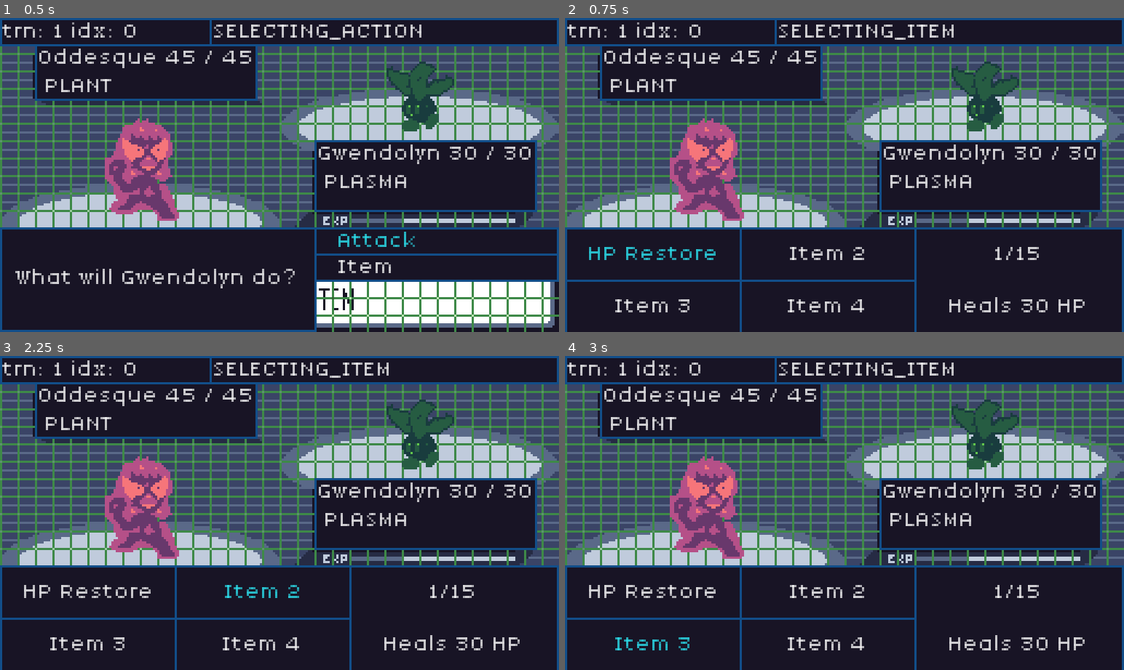
Above: before the commit, frames 1-4 (two rows, left to right).
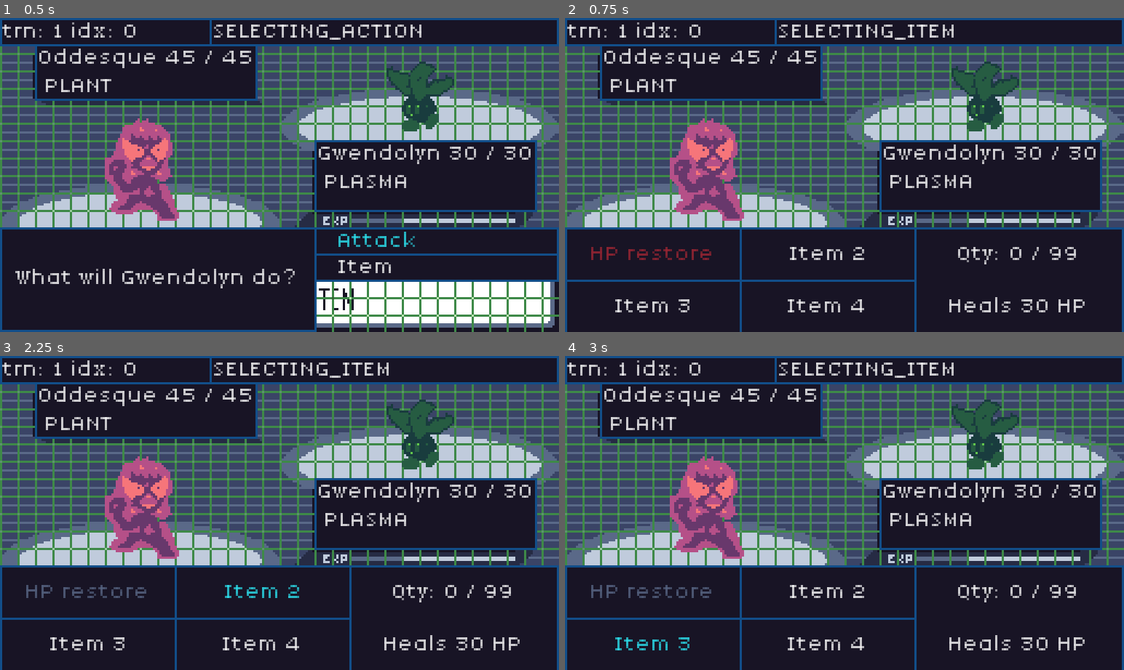
Above: after the commit, the same moments.

Repository: JakeTaussig/rpg-rougelike
Game: Godot game, scene res://scenes/battle.tscn
Same seed, same stepped clock (60 frames per second), same inputs: the game is played once before the commit and once after it.
Inputs:
- Up to frame 1 (0.5 s): no input
- Up to frame 2 (0.75 s): click "Item" at 0.5 s
- Up to frame 3 (2.25 s): click "HP Restore" (after the commit: "HP restore") at 1.25 s; click "Item 2" at 2 s
- Up to frame 4 (3 s): click "Item 3" at 2.75 s

Frame 1 is identical in both runs. In frame 2, 0.8% of the frame differs, in the area x 4-92%, y 72-79%; in frame 3, 0.8%; in frame 4, 0.8%.

Commit message:
prepare for adding additional consumable types

Diff:
--- a/scripts/states/SelectingItem.gd
+++ b/scripts/states/SelectingItem.gd
@@ -4,8 +4,8 @@
 
 func enter(messages: Array = []):
 	%Items.visible = true
+	_render_items()
 	%ItemsMenu.get_child(last_focused_item_index).grab_focus()
-	_render_items()
 
 func exit():
 	%Items.visible = false
@@ -23,15 +23,17 @@
 
 func _render_items():
 	# placeholder implementation
-	%ItemsMenu.get_child(0).text = "HP Restore"
-	%ItemsMenu.get_child(0).focus_entered.connect(func(): _display_qty_info(0))
-	%ItemsMenu.get_child(0).mouse_entered.connect(%ItemsMenu.get_child(0).grab_focus)
-	%ItemsMenu.get_child(0).pressed.connect(func(): _on_item_pressed(0))
+	for item in items:
+		var menu_button = %ItemsMenu.get_child(0)
+		menu_button.text = items[0].name
+		menu_button.focus_entered.connect(func(): _display_qty_info(0))
+		menu_button.mouse_entered.connect(menu_button.grab_focus)
+		menu_button.pressed.connect(func(): _on_item_pressed(0))
 
-	if %Player.backpack.hp_restore_qty <= 0:
-		%MovesMenu.get_child(0).set_theme_type_variation("DisabledButton")
-	else:
-		%MovesMenu.get_child(0).set_theme_type_variation("Button")
+		if items[0].qty <= 0:
+			menu_button.set_theme_type_variation("DisabledButton")
+		else:
+			menu_button.set_theme_type_variation("Button")
 
 # callback used when a item is focused
 # displays the PP and type of the item in $"items/ItemsInfo"
@@ -40,10 +42,33 @@
 
 	# HP restore
 	if item_index == 0:
-		%ItemQtyInfo.text = "Qty: %d / 99" % %Player.backpack.hp_restore_qty
-		%ItemTypeInfo.text = "Heals 30 HP"
+		%ItemQtyInfo.text = "Qty: %d / 99" % items[0].qty
+		%ItemTypeInfo.text = items[0].description
 
 func _on_item_pressed(item_index: int) -> void:
-	if item_index == 0:
+	items[item_index].callback.call()
+
+var items: Array[Item] = []
+
+func _ready():
+	var hp_restore = Item.create("HP restore", %Player.backpack.hp_restore_qty, "Heals 30 HP", func():
 		if %Player.backpack.consume_hp_restore(%Player.selected_monster):
 			battle.transition_state_to(battle.STATE_INFO, ["%s restored 30 HP" % %Player.selected_monster.character_name])
+		)
+	items = [
+			hp_restore
+		]
+
+class Item:
+	var name: String
+	var qty: int
+	var description: String
+	var callback: Callable
+
+	static func create(_name: String, _qty: int, _description: String, _callback: Callable):
+		var output = Item.new()
+		output.name = _name
+		output.qty = _qty
+		output.description = _description
+		output.callback = _callback
+		return output
